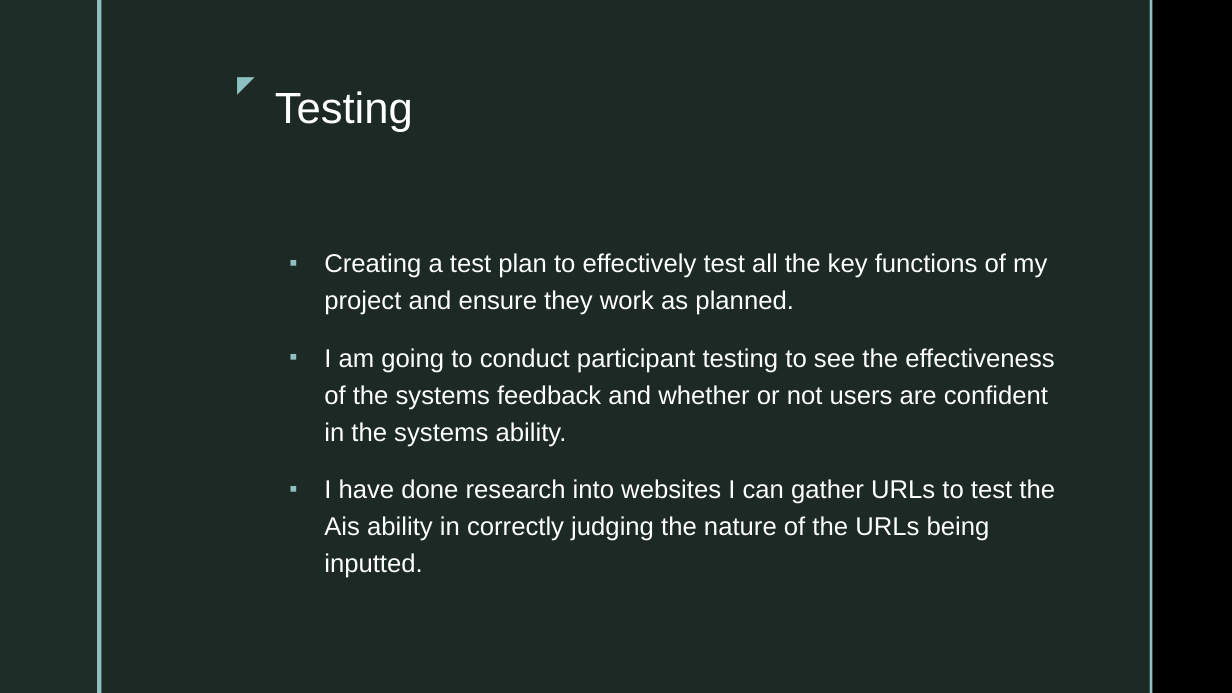
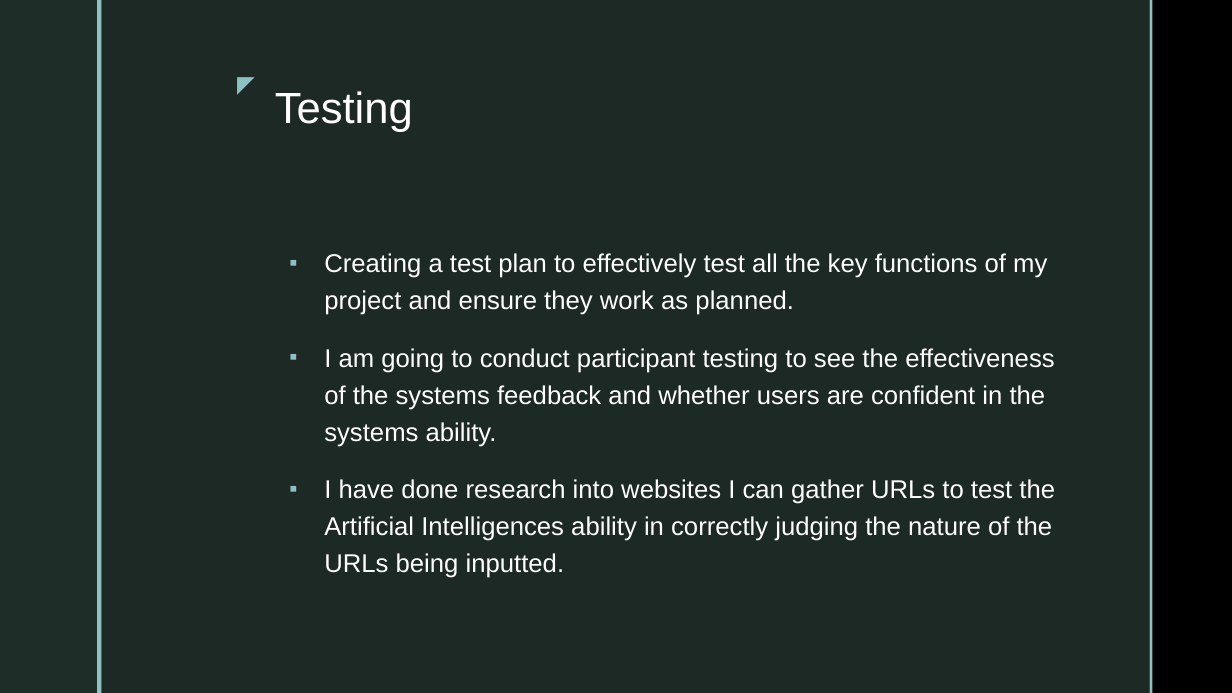
Before and after one commit to 0Meraj/My-Projects, a slide deck: slide 12 of Documents for the project/Presentation.pptx. Drawn at 1232x693 pixels with LibreOffice and Linux fonts; fonts in the diff are those of the drawing; background and template pictures are left out. Boxes give left, top, right and bottom in pixels: in the first picture for what was removed or moved away, otherwise in the second. Text is boxed around its words. In the diff, an @@ line names an element or a change of style, - is before the commit and + after.

```diff
--- a/Documents for the project/Presentation.pptx
+++ b/Documents for the project/Presentation.pptx
@@ text at <box>324,348,1055,578</box>: text changed @@
-▪ I am going to conduct participant testing to see the effectiveness of the systems feedback and whether or not users are confident in the systems ability.
-▪ I have done research into websites I can gather URLs to test the Ais ability in correctly judging the nature of the URLs being inputted.
+▪ I am going to conduct participant testing to see the effectiveness of the systems feedback and whether users are confident in the systems ability.
+▪ I have done research into websites I can gather URLs to test the Artificial Intelligences ability in correctly judging the nature of the URLs being inputted.
```
Also in this commit, not shown: 12 other slides changed, 1 slide added, 14 other files.
